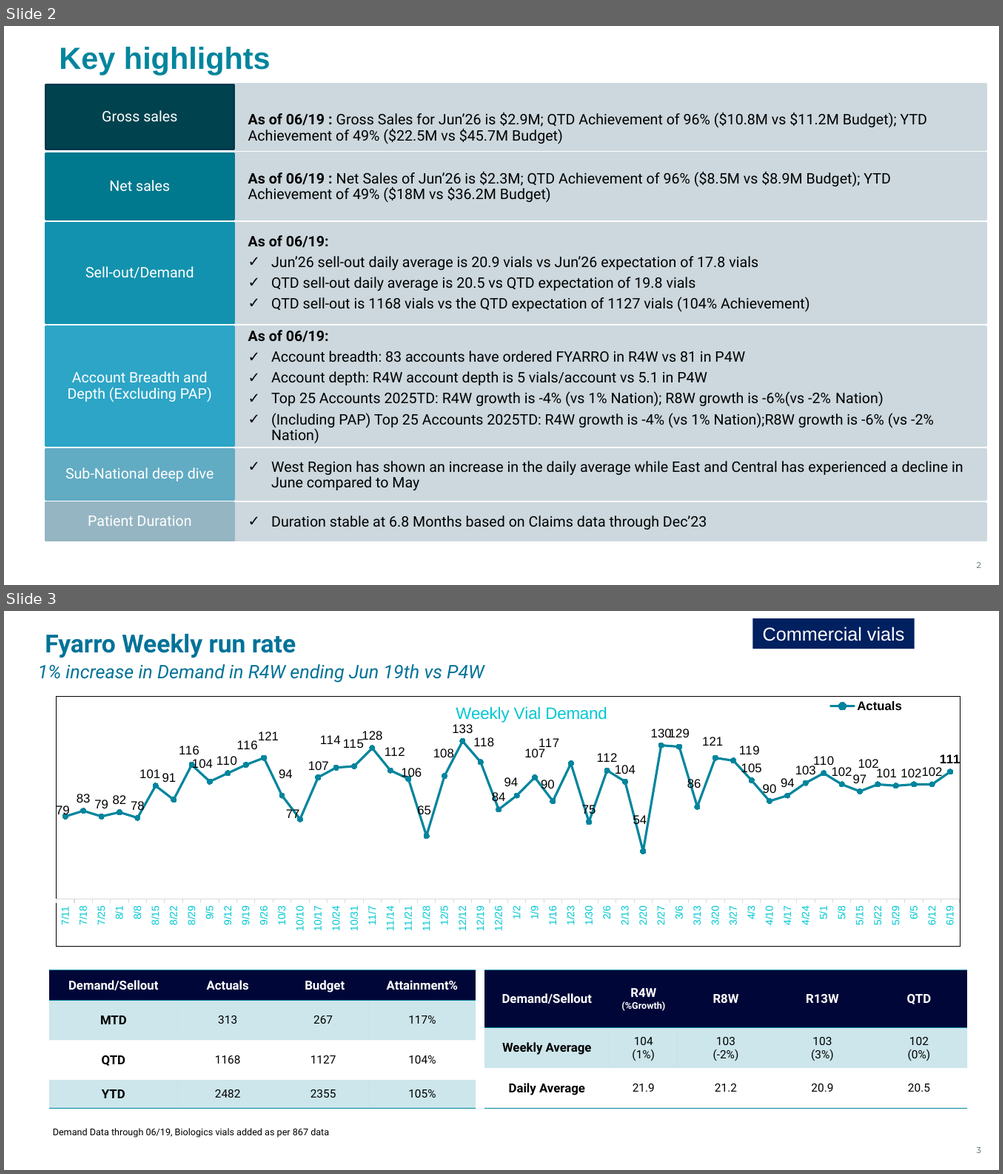
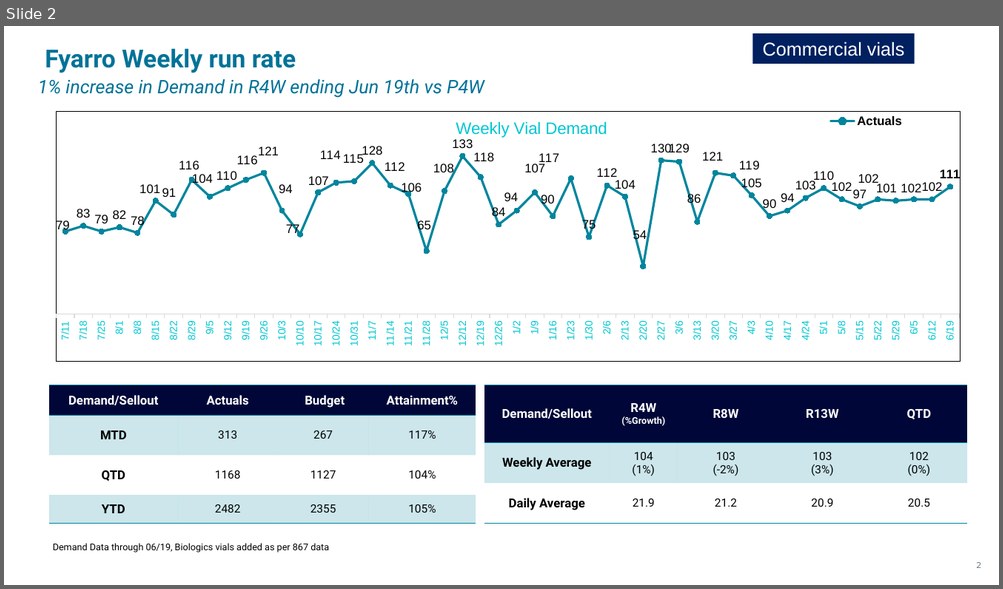
Before and after one commit to Acuitas360-LLC/A360-AI-Backend, a slide deck: Aadibio_Backend/aadibio_ppt.pptx. Shown one above the other, each under a label of ours: slides 2 and 3 before the commit, slide 2 after it. The pictures are 1003x1174 and 1003x589 pixels, drawn with LibreOffice and Linux fonts; fonts in the diff are those of the drawing; background and template pictures are left out. Boxes give left, top, right and bottom in pixels: in the first picture for what was removed or moved away, otherwise in the second. Text is boxed around its words. In the diff, an @@ line names an element or a change of style, - is before the commit and + after.

```diff
--- a/Aadibio_Backend/aadibio_ppt.pptx
+++ b/Aadibio_Backend/aadibio_ppt.pptx
@@ slide 2 removed at (4, 26, 999, 585), background #FFFFFF @@
@@ text removed at (59, 47, 270, 75) @@
-Key highlights
@@ group removed at (45, 84, 986, 542): 12 freeform shapes @@
-As of 06/19 : Net Sales of Jun’26 is $2.3M; QTD Achievement of 96% ($8.5M vs $8.9M Budget); YTD Achievement of 49% ($18M vs $36.2M Budget)
-Net sales
-As of 06/19:
-✓ Jun’26 sell-out daily average is 20.9 vials vs Jun’26 expectation of 17.8 vials
-✓ QTD sell-out daily average is 20.5 vs QTD expectation of 19.8 vials
-✓ QTD sell-out is 1168 vials vs the QTD expectation of 1127 vials (104% Achievement)
-Sell-out/Demand
-As of 06/19:
-✓ Account breadth: 83 accounts have ordered FYARRO in R4W vs 81 in P4W
-✓ Account depth: R4W account depth is 5 vials/account vs 5.1 in P4W
-✓ Top 25 Accounts 2025TD: R4W growth is -4% (vs 1% Nation); R8W growth is -6%(vs -2% Nation)
-✓ (Including PAP) Top 25 Accounts 2025TD: R4W growth is -4% (vs 1% Nation);R8W growth is -6% (vs -2% Nation)
-Account Breadth and Depth (Excluding PAP)
-✓ West Region has shown an increase in the daily average while East and Central has experienced a decline in June compared to May
-Sub-National deep dive
-✓ Duration stable at 6.8 Months based on Claims data through Dec’23
-Patient Duration
-As of 06/19 : Gross Sales for Jun’26 is $2.9M; QTD Achievement of 96% ($10.8M vs $11.2M Budget); YTD Achievement of 49% ($22.5M vs $45.7M Budget)
-Gross sales
@@ page number removed at (976, 562, 981, 568) @@
-2
@@ what was slide 3 is now slide 2 @@
@@ page number at (976, 562, 981, 568): text changed @@
-3
+2
```
Also in this commit, not shown: 1 slide changed, 9 other slides removed, 7 other files.
